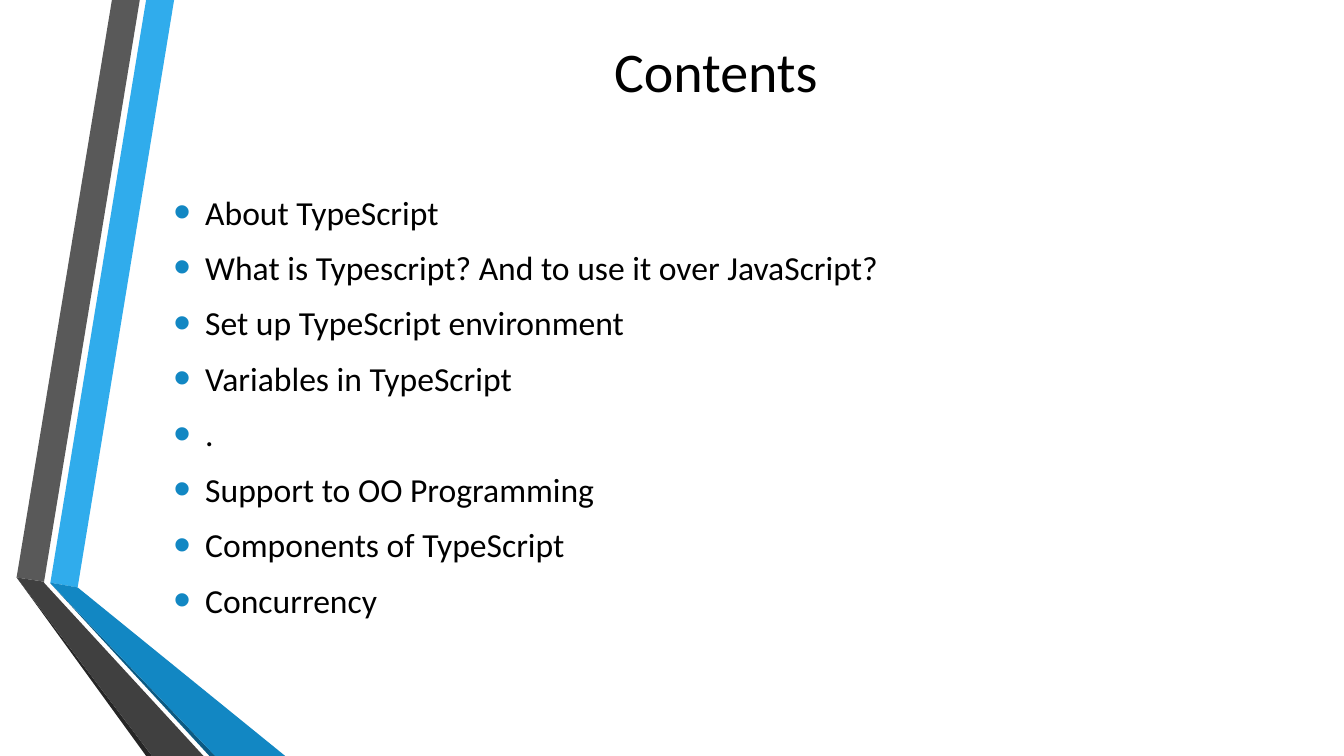
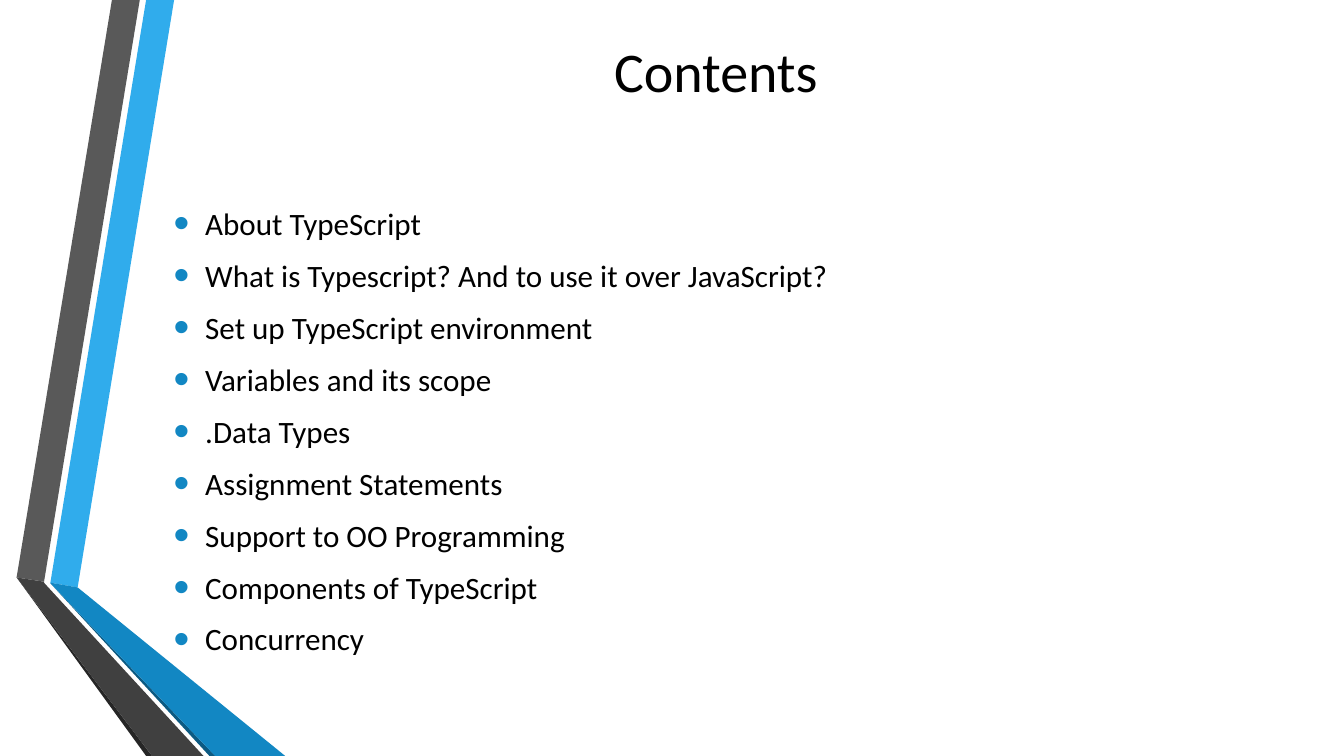
Before and after one commit to kalyank12/SoftwareParadigms, a slide deck: slide 2 of PPT/Group02-Component1.pptx. Drawn at 1344x756 pixels with LibreOffice and Linux fonts; fonts in the diff are those of the drawing; background and template pictures are left out. Boxes give left, top, right and bottom in pixels: in the first picture for what was removed or moved away, otherwise in the second. Text is boxed around its words. In the diff, an @@ line names an element or a change of style, - is before the commit and + after.

Commit message:
Add files via upload
Apply few changes in contents and starting slides

```diff
--- a/PPT/Group02-Component1.pptx
+++ b/PPT/Group02-Component1.pptx
@@ text "About TypeScript" moved from (x1=205, y1=256, x2=877, y2=619) to (x1=205, y1=265, x2=827, y2=655) @@
@@ text at (x1=205, y1=265, x2=827, y2=655): size 24 to 22.2 pt in "About TypeScript", "What is Typescript? And to use it ...", "Set up TypeScript environment", "Support to OO Programming" and 2 more places @@
@@ text at (x1=205, y1=369, x2=502, y2=501): text changed; size 24 to 22.2 pt @@
-• Variables in TypeScript
-• .
+• Variables and its scope
+• .Data Types
+• Assignment Statements
```
Also in this commit, not shown: 2 other slides changed.
